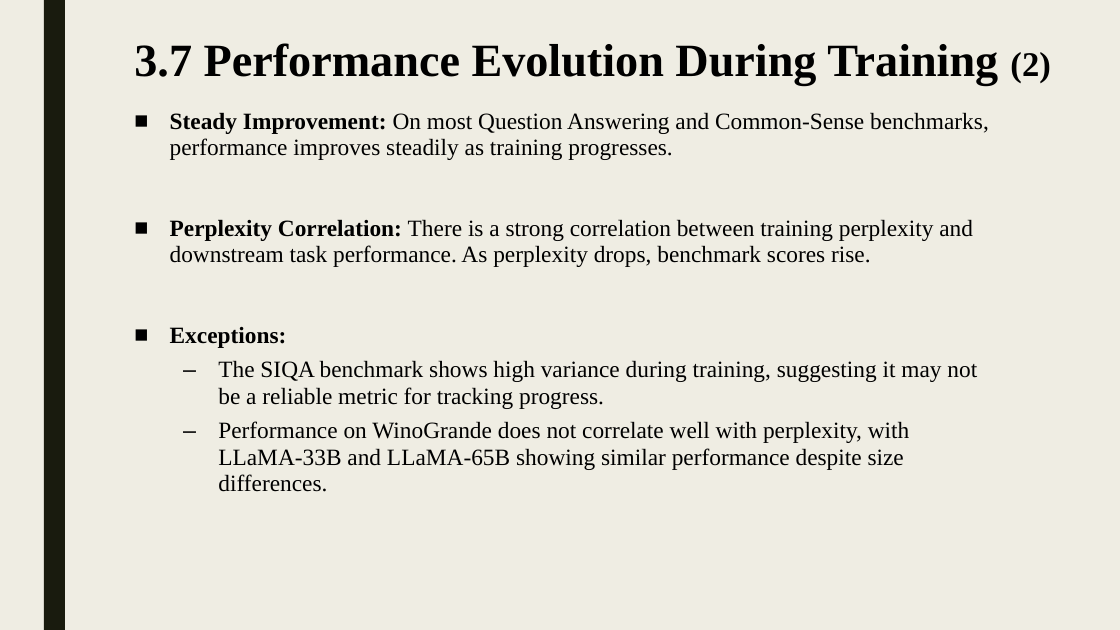
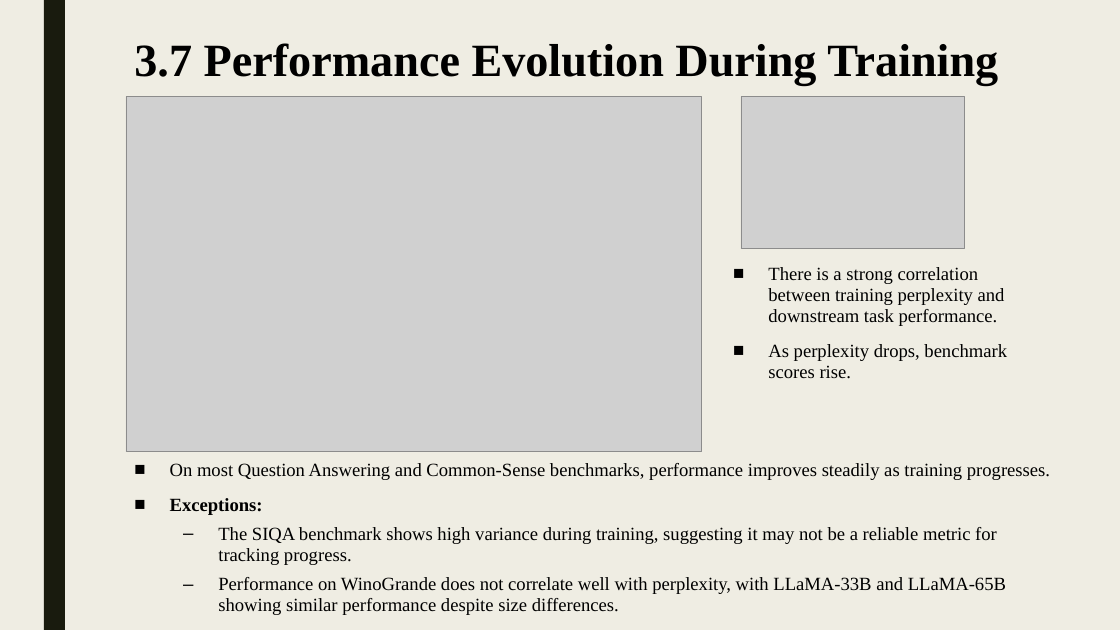
Before and after one commit to shlomi1993/llm-from-scratch, a slide deck: slide 13 of presentation/Lecture Slides.pptx (slide 14 before the commit). Drawn at 1120x630 pixels with LibreOffice and Linux fonts; fonts in the diff are those of the drawing; grey boxes stand for pictures. Boxes give left, top, right and bottom in pixels: in the first picture for what was removed or moved away, otherwise in the second. Text is boxed around its words. In the diff, an @@ line names an element or a change of style, - is before the commit and + after.

```diff
--- a/presentation/Lecture Slides.pptx
+++ b/presentation/Lecture Slides.pptx
@@ title at (134,43,998,85): text changed @@
-3.7 Performance Evolution During Training (2)
+3.7 Performance Evolution During Training
@@ picture added at (126,97,702,452) @@
@@ picture added at (741,97,965,249) @@
@@ text added at (768,267,1007,379), 16 pt, text #000000 @@
+■ There is a strong correlation between training perplexity and downstream task performance.
+■ As perplexity drops, benchmark scores rise.
@@ text "On most Question Answering and ...": place and size @@
-text "On most Question Answering and ..." at (170,112,989,492)
+text "On most Question Answering and ..." at (170,463,1050,615)
@@ text at (170,463,1050,480): text changed; size 20 to 16 pt @@
-■ Steady Improvement: On most Question Answering and Common-Sense benchmarks, performance improves steadily as training progresses.
-■ Perplexity Correlation: There is a strong correlation between training perplexity and downstream task performance. As perplexity drops, benchmark scores rise.
+■ On most Question Answering and Common-Sense benchmarks, performance improves steadily as training progresses.
@@ text at (170,498,1006,615): size 20 to 16 pt in "Exceptions:", "The SIQA benchmark shows high variance during ...", "Performance on WinoGrande does not correlate well ..." @@
```
Also in this commit, not shown: 2 other slides changed, 1 slide removed, 4 other files.
